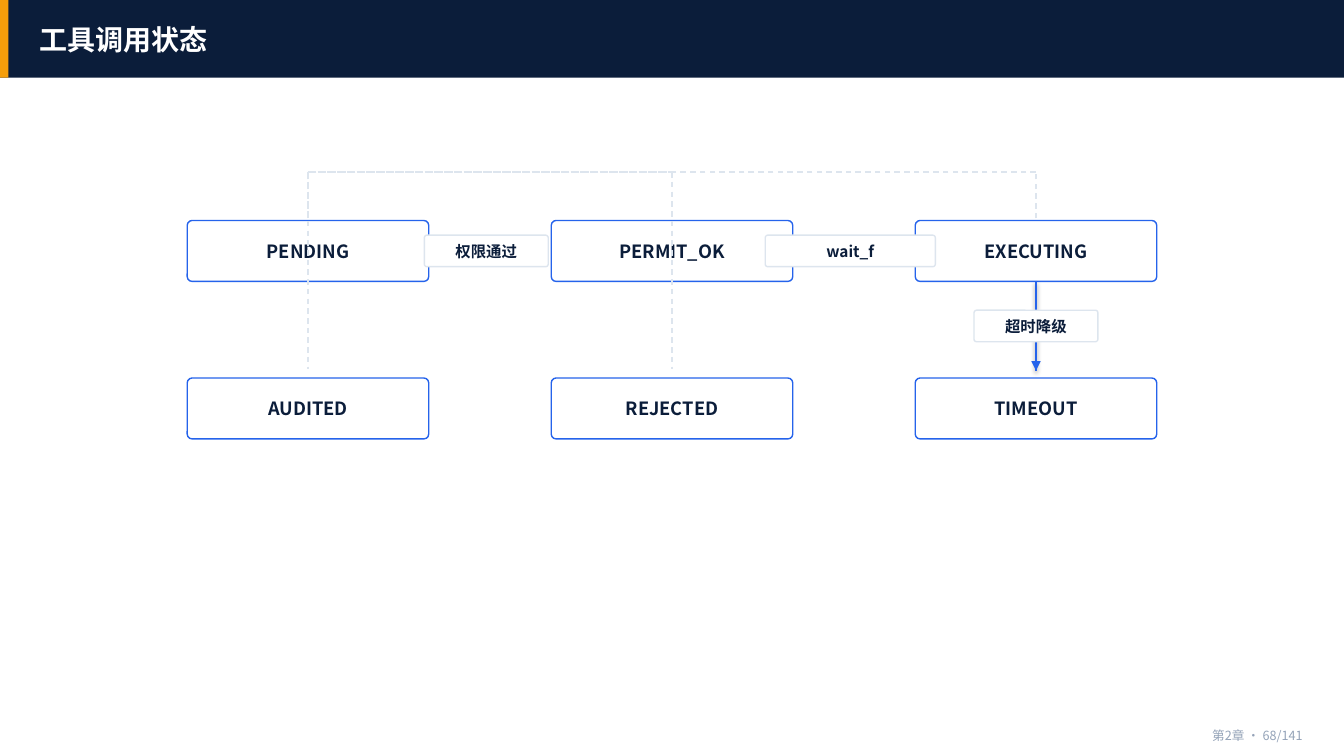
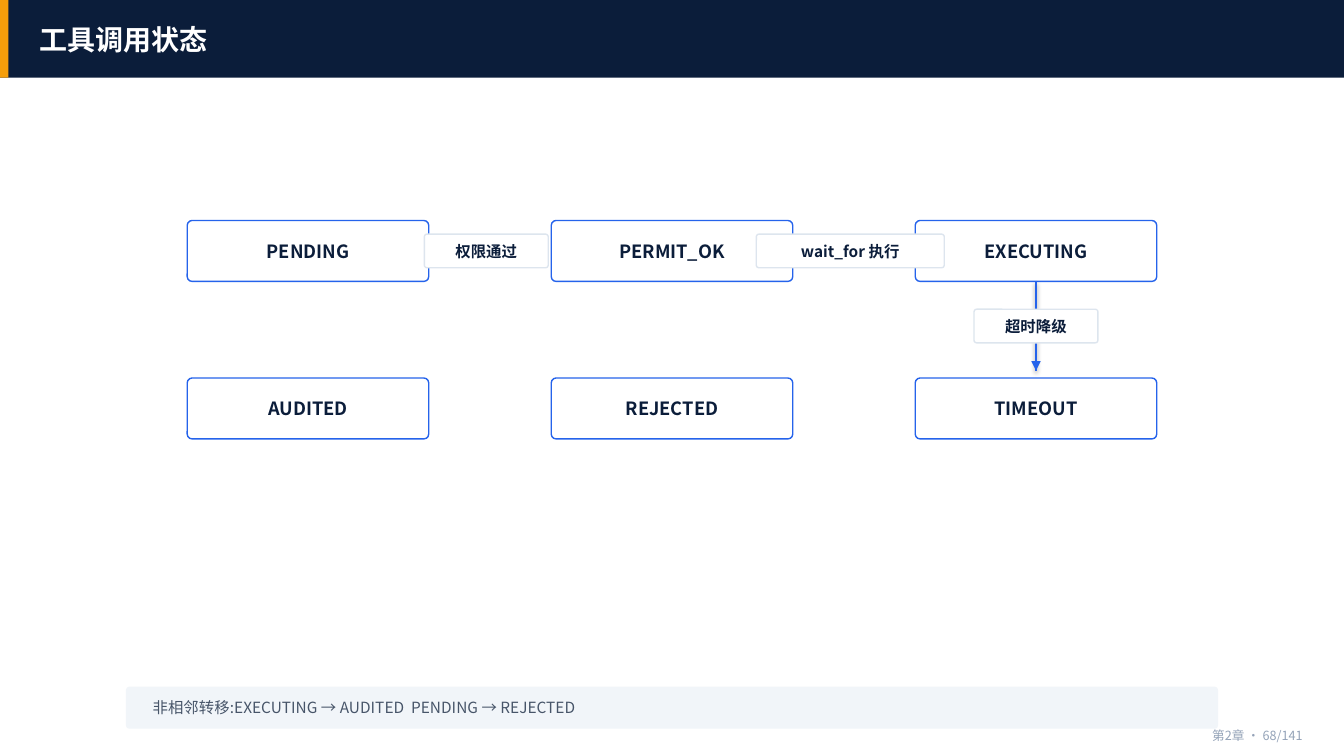
Before and after one commit to tianqiongenze/ai-agent-bootcamp-course, a slide deck: slide 68 of 03-课件PPT/第2章-Function Calling.pptx. Drawn at 1344x756 pixels with LibreOffice and Linux fonts; fonts in the diff are those of the drawing. Boxes give left, top, right and bottom in pixels: in the first picture for what was removed or moved away, otherwise in the second. Text is boxed around its words. In the diff, an @@ line names an element or a change of style, - is before the commit and + after.

```diff
--- a/03-课件PPT/第2章-Function Calling.pptx
+++ b/03-课件PPT/第2章-Function Calling.pptx
@@ line removed from (1036, 172) to (309, 172) @@
@@ line removed from (309, 172) to (309, 369) @@
@@ line removed from (309, 219) to (309, 172) @@
@@ line removed from (309, 172) to (673, 172) @@
@@ line removed from (673, 172) to (673, 369) @@
@@ line removed from (1036, 219) to (1036, 172) @@
@@ rounded rectangle resized from (x1=765, y1=235, x2=936, y2=266) to (x1=756, y1=234, x2=944, y2=267) @@
@@ text at (x1=801, y1=244, x2=900, y2=260): text changed @@
-wait_f
+wait_for 执行
@@ rounded rectangle added at (x1=126, y1=687, x2=1218, y2=729), fill #F1F5F9 @@
@@ text added at (x1=153, y1=700, x2=575, y2=714), 11 pt, text #475569 @@
+非相邻转移:EXECUTING → AUDITED PENDING → REJECTED
```
Also in this commit, not shown: 5 other slides changed, 37 other files.
